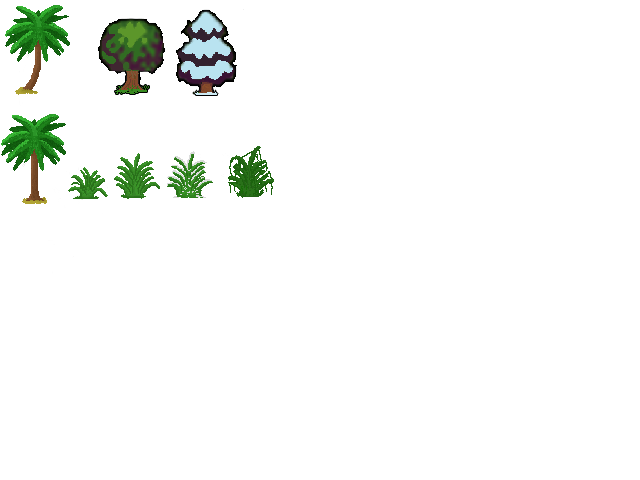
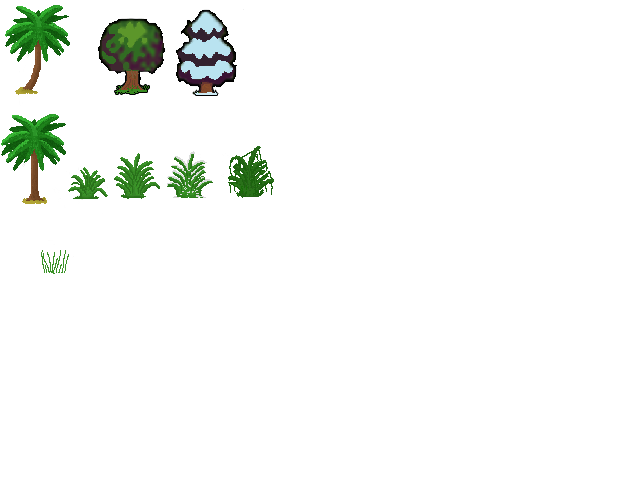
Revision of a layered 640 x 480 image; what changed, layer by layer:
painted on "Layer 3" over [41, 250, 69, 274]
